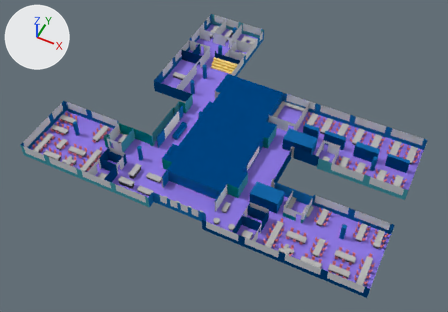
What one commit did to the Blender file models/manoteras.blend.
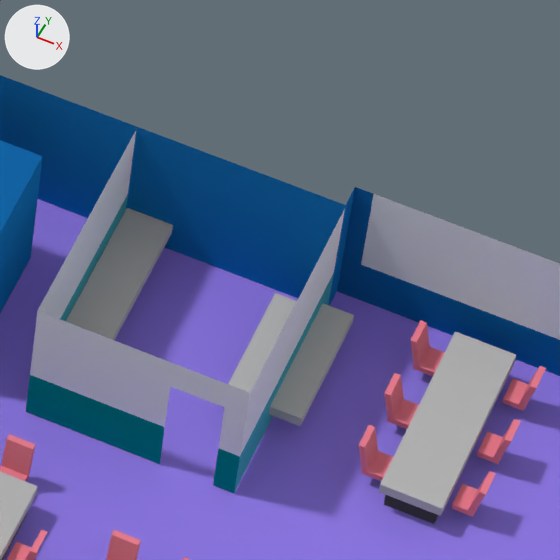
The first picture shows the older version from a 50 mm camera at (4.27, -6.83, 8.45) aimed at (0.76, 0.19, -0.33). The close-ups show both versions on the part from 63% to 74% of the width and 57% to 74% of the height of that picture; other places that the commit changed are outside them. Every picture has the same lights, and +X, +Y and +Z are marked at upper left.

Names of what the first close-up shows: 'mesas', 'paredes', 'sillas', 'suelo'.
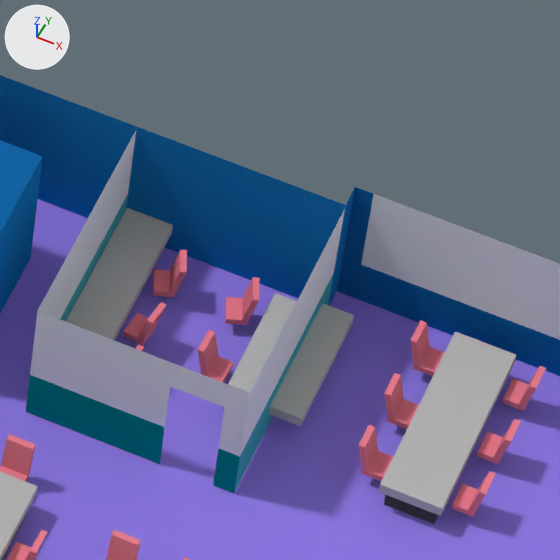
Diff of the bpy script that builds the scene:
```diff
--- a/models/manoteras.blend.py
+++ b/models/manoteras.blend.py
@@ me_cube_198 @@
 me_cube_198.from_pydata(...)  # 3136 vertices, 2712 faces; spans x -5.48..0.92, y -2.46..0.77, z -0.02..0.05
 # used by ob_sillas; location = (-1.416, -0.854, 0.041); rotation_euler = (0.0, 0.0, 9.425), in degrees (0, 0, 180)
+# me_cube_198 part 1: the loose piece of 16 vertices spanning x -4.24..-4.19, y 0.64..0.69, z -0.02..0.05 is copied, and the copy is moved by (0.31, -0.89, 0.0); it spans x -3.93..-3.88, y -0.25..-0.2, z -0.02..0.05
+# me_cube_198 part 2: the loose piece of 16 vertices spanning x -4.24..-4.19, y 0.64..0.69, z -0.02..0.05 is copied, and the copy is moved by (0.31, -1.0, 0.0); it spans x -3.93..-3.87, y -0.36..-0.3, z -0.02..0.05
+# me_cube_198 part 3: the loose piece of 16 vertices spanning x -4.05..-4.01, y 0.55..0.59, z -0.02..0.05 is copied, and the copy is scaled about its middle by (-0.931, -0.931, 1), then moved by (0.0, -0.9, 0.0); it spans x -4.06..-4.0, y -0.36..-0.3, z -0.02..0.05
+# me_cube_198 part 4: the loose piece of 16 vertices spanning x -4.05..-4.01, y 0.55..0.59, z -0.02..0.05 is copied, and the copy is moved by (0.0, -0.78, 0.0); it spans x -4.06..-4.01, y -0.23..-0.18, z -0.02..0.05
 me_cube_198.materials.append(mat_redlight)
```

What differs and where, as boxes (x1, y1, x2, y2) in the close-ups (560 x 560 px):
'sillas', reshaped: before (0, 320, 546, 560); after (0, 250, 546, 560)
part 1 of me_cube_198, added (brown): after (123, 302, 166, 346)
part 2 of me_cube_198, added (brown): after (153, 250, 187, 297)
part 3 of me_cube_198, added (pink): after (225, 277, 260, 325)
part 4 of me_cube_198, added (brown): after (198, 330, 234, 383)
